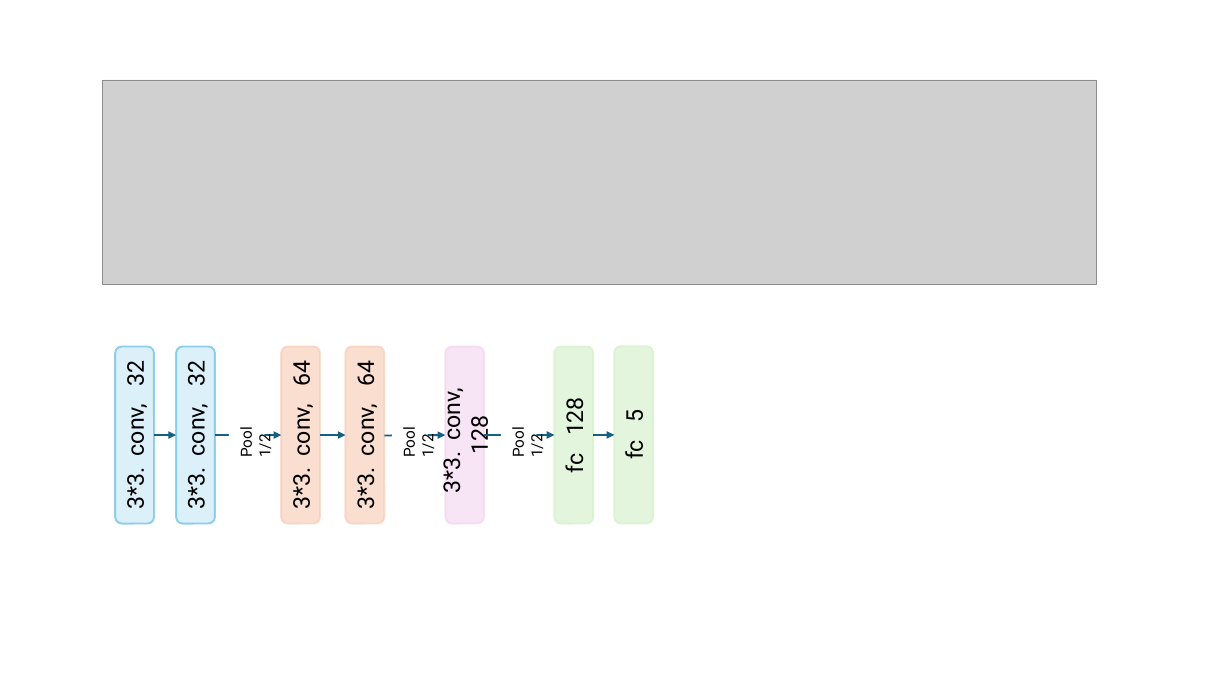
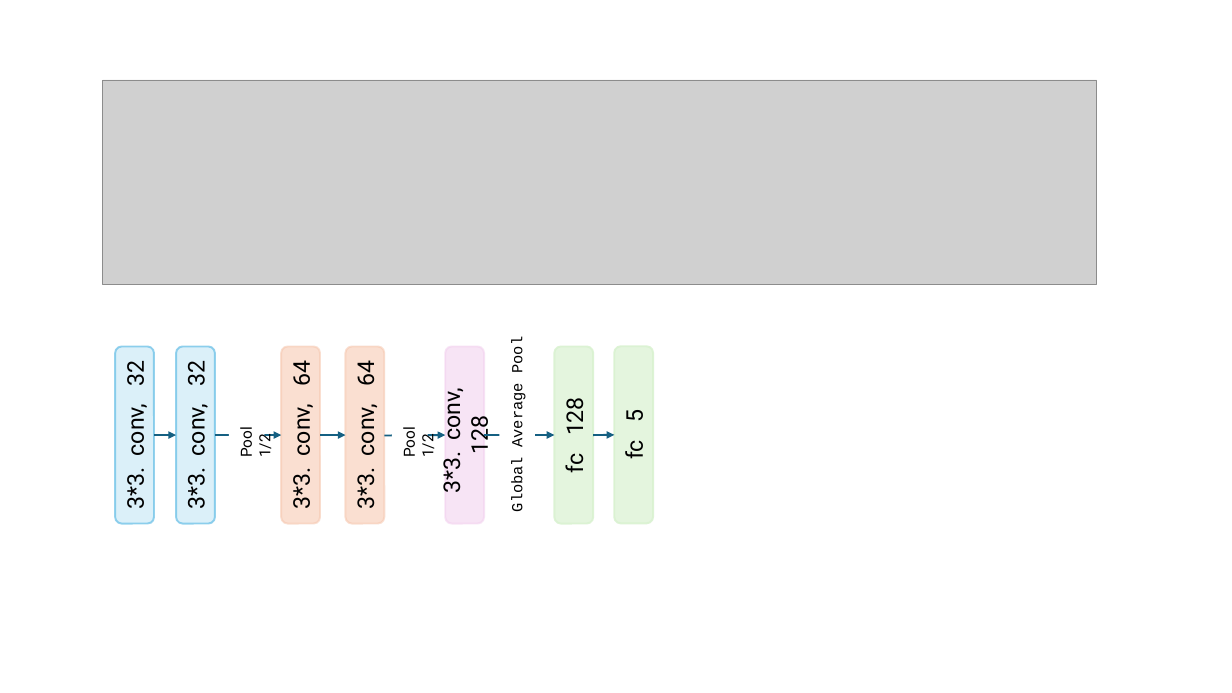
Before and after one commit to Parkyeong/Concept-ai-assignment3, a slide deck: slide 1 of structure.pptx. Drawn at 1232x693 pixels with LibreOffice and Linux fonts; fonts in the diff are those of the drawing; grey boxes stand for pictures. Boxes give left, top, right and bottom in pixels: in the first picture for what was removed or moved away, otherwise in the second. Text is boxed around its words. In the diff, an @@ line names an element or a change of style, - is before the commit and + after.

```diff
--- a/structure.pptx
+++ b/structure.pptx
@@ text at box(510, 340, 527, 511): text changed; font Roboto to Courier New @@
-Pool 1/2
+Global Average Pool
```
Also in this commit, not shown: 1 slide added, 9 other files.
